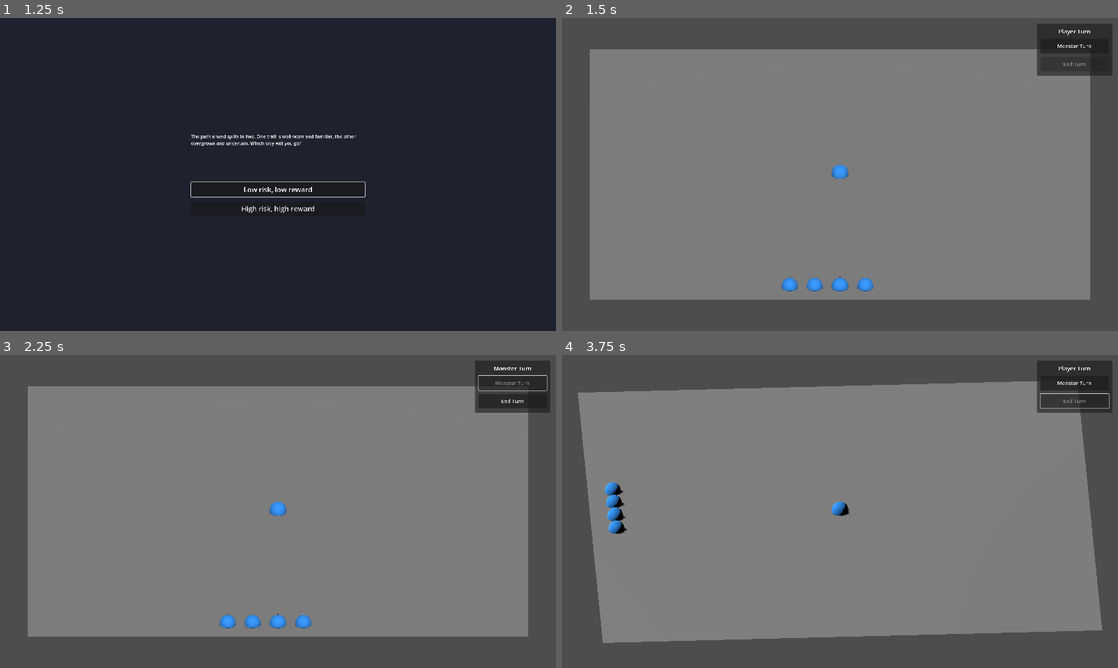
Above: before the commit, frames 1-4 (two rows, left to right).
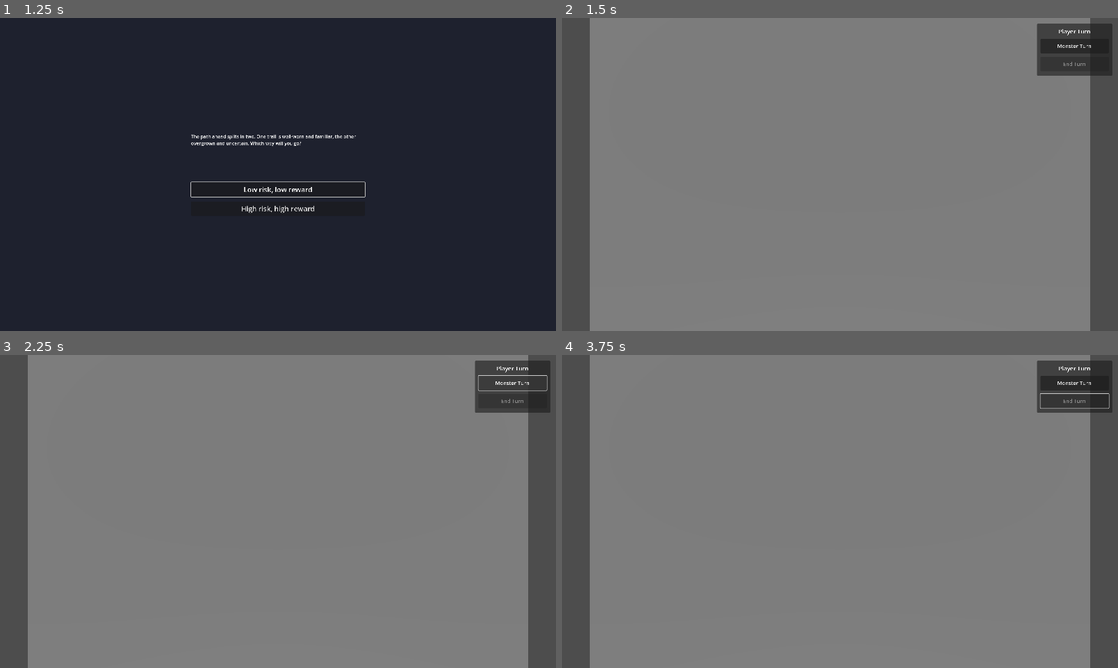
Above: after the commit, the same moments.

Repository: aartcmeijer-hash/silt-2
Game: Godot game, scene res://scenes/menus/main_menu.tscn
Two runs of this game, one before a commit and one after it. Both use one fixed random seed, a clock stepped at 60 frames per second and the inputs below.
Inputs (mouse positions are in pixels of both pictures, inside the frame that each line leads up to):
- Up to frame 1 (1.25 s): click "Play" at 0.5 s
- Up to frame 2 (1.5 s): click "Low risk, low reward" at 1.25 s
- Up to frame 3 (2.25 s): click "Monster Turn" at 2 s
- Up to frame 4 (3.75 s): click (1073, 401) at 2.75 s, where only the run before the commit has a clickable "End Turn"; tap Enter at 3.5 s; hold E (rotate_right) from 3.53 s (still down)

Frame 1 is identical in both runs. In frame 2, 18% of the frame differs, in the area x 5-95%, y 0-100%; in frame 3, 18%; in frame 4, 19%, in the area x 2-98%, y 0-100%.
Error after the commit: Parse Error: Cannot infer the type of "new_pos" variable because the value doesn't have a set type. (res://scripts/game/monster_ai_controller.gd:99)

Commit message:
feat: integrate MonsterAIController into game screen
Monster turn now executes automated AI with UI disabled during
animation sequence. Turn automatically returns to player when complete.

Co-Authored-By: Claude Sonnet 4.5 <noreply@anthropic.com>

Diff:
--- a/scripts/game/tactical_game_screen.gd
+++ b/scripts/game/tactical_game_screen.gd
@@ -12,6 +12,7 @@
 @onready var resume_button: Button = $CanvasLayer/PauseMenu/VBoxContainer/ResumeButton
 
 var turn_state: TurnState
+var monster_ai: MonsterAIController
 var entities: Dictionary = {}
 var is_paused: bool = false
 
@@ -25,6 +26,10 @@
 func _ready() -> void:
 	turn_state = TurnState.new()
 	turn_state.turn_changed.connect(_on_turn_changed)
+
+	monster_ai = MonsterAIController.new(grid, entities)
+	add_child(monster_ai)
+	monster_ai.turn_completed.connect(_on_monster_ai_completed)
 
 	tactical_ui.monster_turn_pressed.connect(_on_monster_turn_pressed)
 	tactical_ui.end_turn_pressed.connect(_on_end_turn_pressed)
@@ -126,6 +131,13 @@
 
 func _on_monster_turn_pressed() -> void:
 	turn_state.set_turn(TurnState.Turn.MONSTER)
+	tactical_ui.set_disabled(true)
+	await monster_ai.execute_monster_turn()
+
+
+func _on_monster_ai_completed() -> void:
+	tactical_ui.set_disabled(false)
+	turn_state.set_turn(TurnState.Turn.PLAYER)
 
 
 func _on_end_turn_pressed() -> void:
